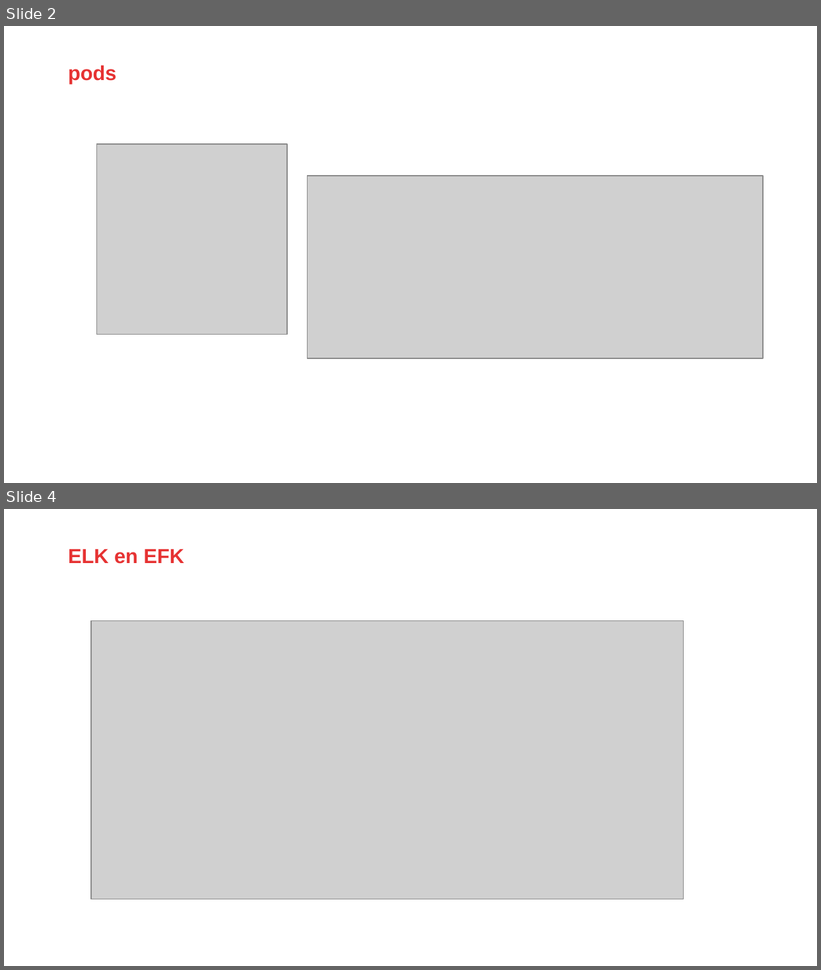
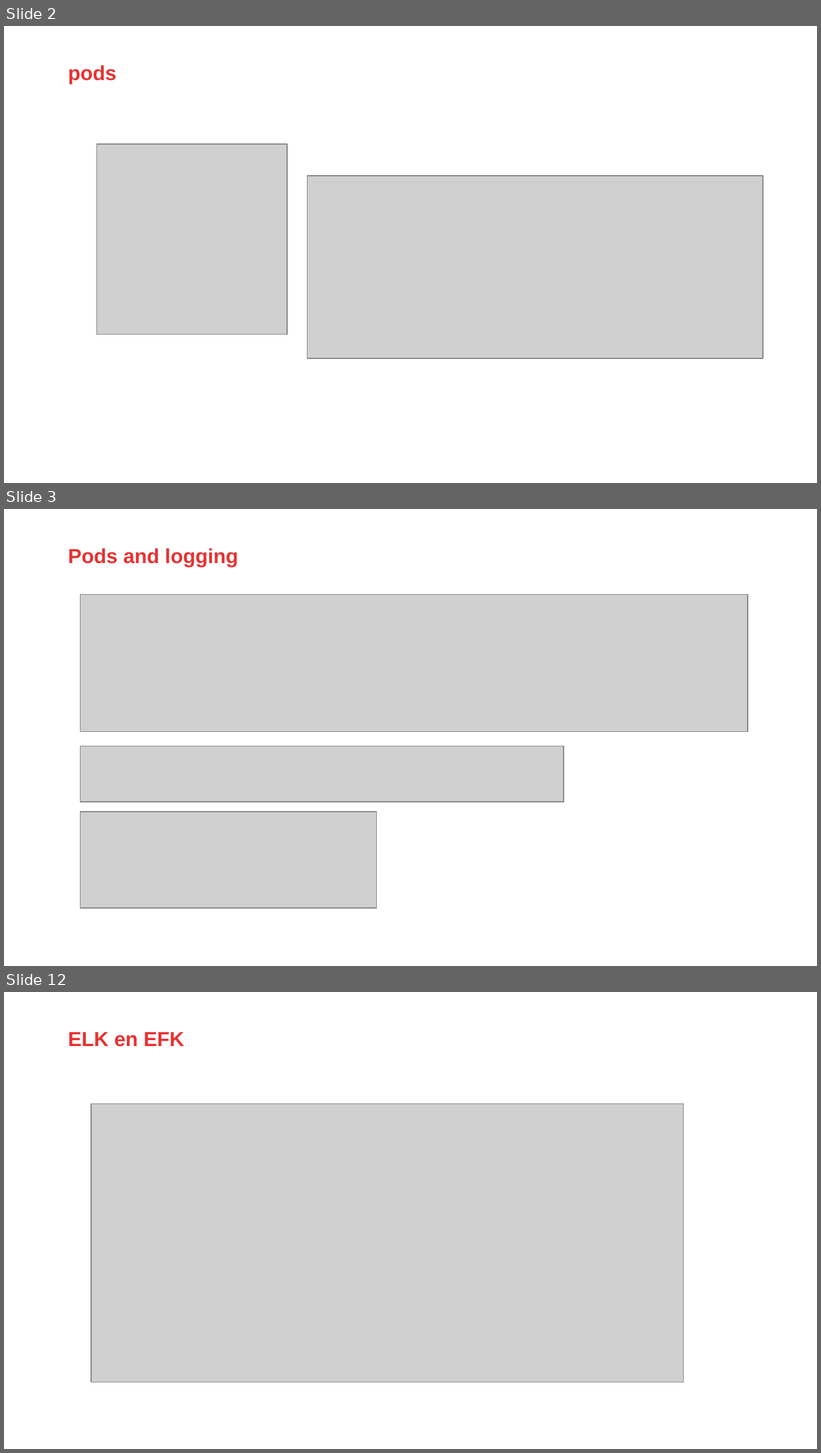
Before and after one commit to AMIS-Services/sig-kubernetes, a slide deck: SIG02-logging/Logging.pptx. Shown one above the other, each under a label of ours: slides 2 and 4 before the commit, slides 2, 3 and 12 after it; the slides between them are not shown. The pictures are 821x970 and 821x1453 pixels, drawn with LibreOffice and Linux fonts; fonts in the diff are those of the drawing; grey boxes stand for pictures; background and template pictures are left out. Boxes give left, top, right and bottom in pixels: in the first picture for what was removed or moved away, otherwise in the second. Text is boxed around its words. In the diff, an @@ line names an element or a change of style, - is before the commit and + after.

```diff
--- a/SIG02-logging/Logging.pptx
+++ b/SIG02-logging/Logging.pptx
@@ slide 3 added at bbox=[4, 509, 817, 966], background #FFFFFF; not listed: 1 template element that a slide beside it also shows @@
@@ title added at bbox=[68, 548, 238, 566], 18 pt, text #E63232, bold @@
+Pods and logging
@@ picture added at bbox=[81, 594, 748, 732] @@
@@ picture added at bbox=[81, 747, 564, 803] @@
@@ picture added at bbox=[81, 813, 377, 909] @@
@@ what was slide 4 is now slide 12 @@
```
Also in this commit, not shown: 1 slide changed, 10 other slides added, 1 slide removed, 1 other file.
